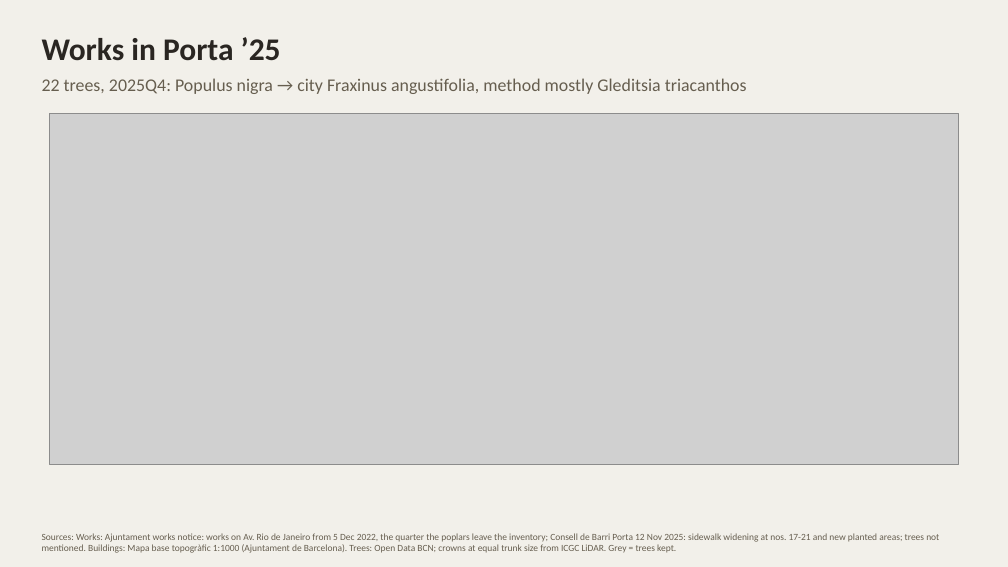
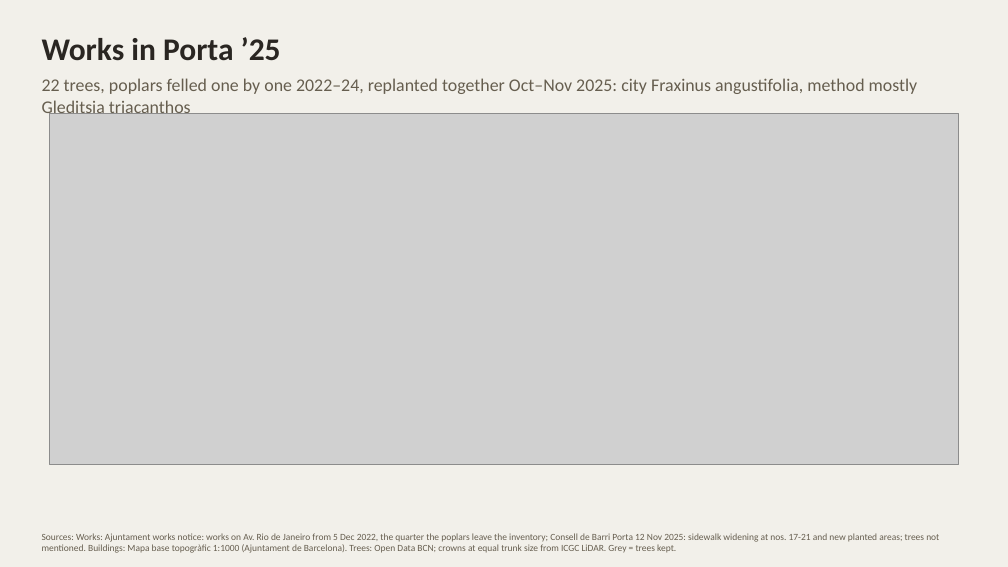
Before and after one commit to giofox96/shade-and-sponge, a slide deck: slide 6 of slides/backtest_works.pptx. Drawn at 1008x567 pixels with LibreOffice and Linux fonts; fonts in the diff are those of the drawing; grey boxes stand for pictures. Boxes give left, top, right and bottom in pixels: in the first picture for what was removed or moved away, otherwise in the second. Text is boxed around its words. In the diff, an @@ line names an element or a change of style, - is before the commit and + after.

```diff
--- a/slides/backtest_works.pptx
+++ b/slides/backtest_works.pptx
@@ text at box(42, 78, 918, 118): text changed @@
-22 trees, 2025Q4: Populus nigra → city Fraxinus angustifolia, method mostly Gleditsia triacanthos
+22 trees, poplars felled one by one 2022–24, replanted together Oct–Nov 2025: city Fraxinus angustifolia, method mostly Gleditsia triacanthos
```
Also in this commit, not shown: 2 other files.
